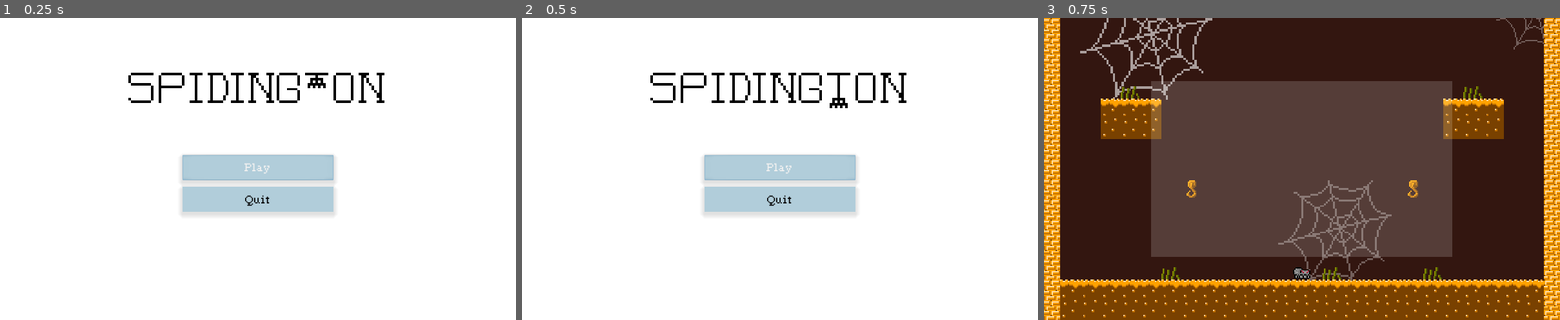
Above: before the commit, frames 1-3 (left to right).
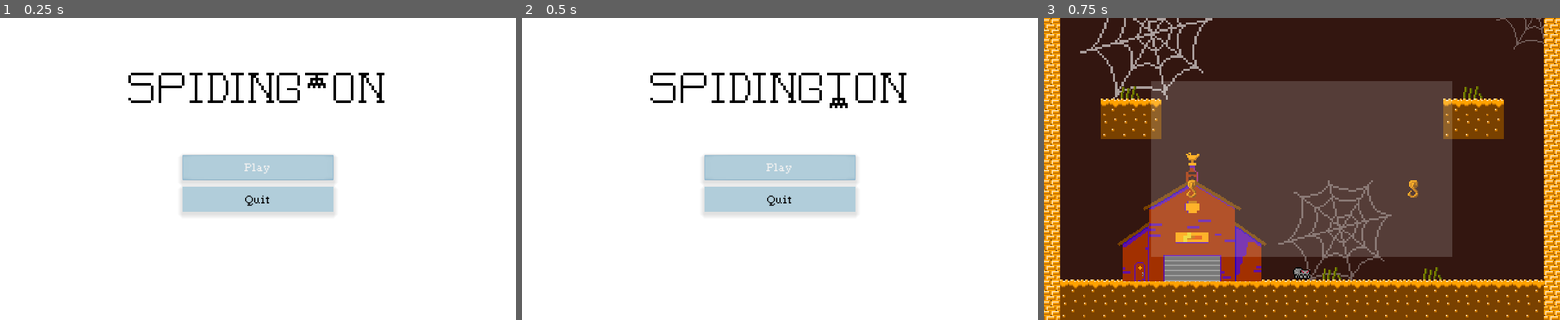
Above: after the commit, the same moments.

Repository: Tusentio/Spidington
Game: Godot game, scene res://Scenes/Menu/Menu.tscn
Same seed, same stepped clock (60 frames per second), same inputs: the game is played once before the commit and once after it.
Inputs:
- Up to frame 1 (0.25 s): no input
- Up to frame 2 (0.5 s): no input
- Up to frame 3 (0.75 s): click "Play" at 0.5 s

Frames 1-2 are identical in both runs. In frame 3, 6.7% of the frame differs, in the area x 14-44%, y 44-88%.

Commit message:
Readd house background

Diff:
--- a/Scenes/Game/Game.tscn
+++ b/Scenes/Game/Game.tscn
@@ -7,6 +7,7 @@
 [ext_resource path="res://Scenes/Game/BgWeb.png" type="Texture" id=5]
 [ext_resource path="res://Scenes/EndingArea/EndingArea.tscn" type="PackedScene" id=6]
 [ext_resource path="res://Scenes/HookGuide/HookGuide.tscn" type="PackedScene" id=7]
+[ext_resource path="res://Scenes/Game/house_background.png" type="Texture" id=8]
 
 [sub_resource type="ConvexPolygonShape2D" id=1]
 points = PoolVector2Array( 12, 15, 4, 15, 4, 7, 12, 7 )
@@ -47,6 +48,10 @@
 
 [node name="HookGuide" parent="Terrain" instance=ExtResource( 7 )]
 position = Vector2( -78.808, -126.984 )
+
+[node name="Sprite" type="Sprite" parent="Terrain"]
+position = Vector2( -87.4057, -94.8219 )
+texture = ExtResource( 8 )
 
 [node name="Hooks" type="TileMap" parent="."]
 tile_set = SubResource( 2 )
Not shown: 1 places in Scenes/Game/Game.tscn that only renumber resources
